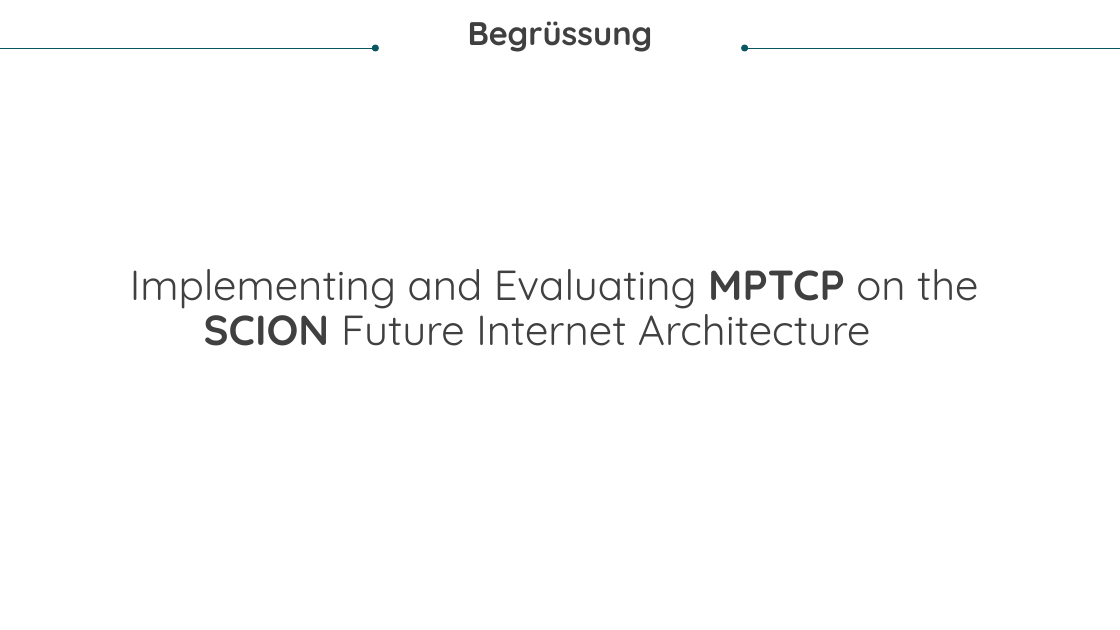
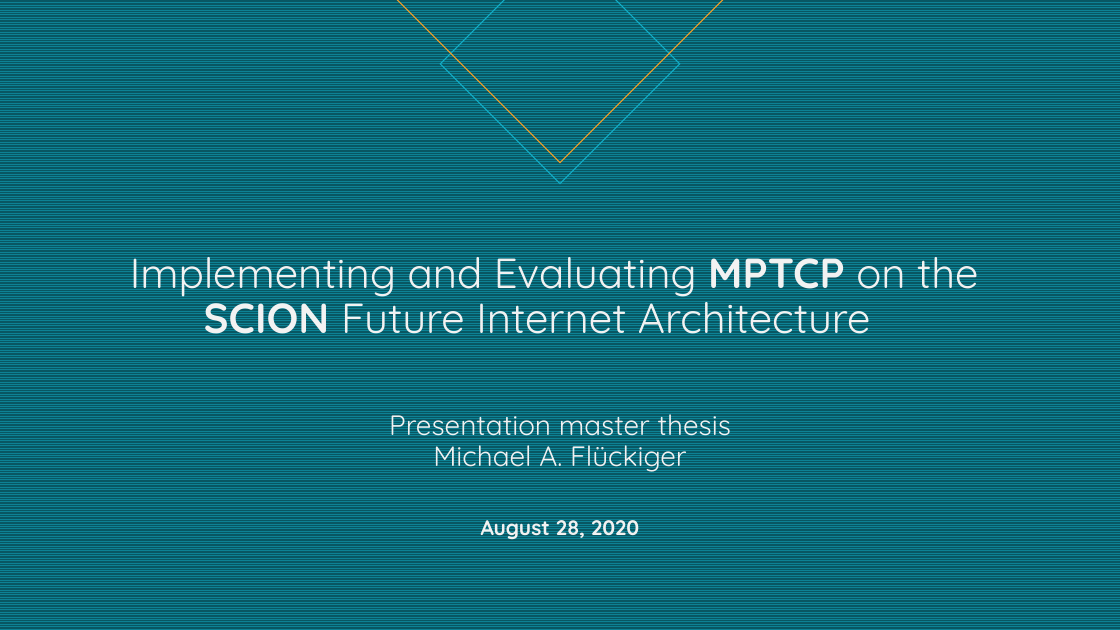
Before and after one commit to fluckmic/shila, a slide deck: slide 1 of presentation/presentation.pptx (slide 2 before the commit). Drawn at 1120x630 pixels with LibreOffice and Linux fonts; fonts in the diff are those of the drawing. Boxes give left, top, right and bottom in pixels: in the first picture for what was removed or moved away, otherwise in the second. Text is boxed around its words. In the diff, an @@ line names an element or a change of style, - is before the commit and + after.

```diff
--- a/presentation/presentation.pptx
+++ b/presentation/presentation.pptx
@@ background #FFFFFF to pattern #0D8295 on #085764 @@
@@ diamond added at bbox=[397, 0, 723, 162], outline #F59F26 1 pt @@
@@ diamond added at bbox=[440, 0, 680, 183], outline #11AEC7 1 pt @@
@@ text removed at bbox=[468, 21, 653, 52] @@
-Begrüssung
@@ arrow removed from (0, 48) to (376, 48) @@
@@ arrow removed from (1120, 48) to (744, 48) @@
@@ freeform shape removed at bbox=[435, 166, 463, 184] @@
@@ title at bbox=[130, 244, 978, 344]: text changed; text colour #404040 to #F2F2F2 @@
-Implementing and Evaluating MPTCP on the
-SCION Future Internet Architecture
+Implementing and Evaluating MPTCP on the
+SCION Future Internet Architecture
@@ text added at bbox=[389, 414, 731, 541], 24 pt, text #F2F2F2 @@
+Presentation master thesis
+Michael A. Flückiger
+August 28, 2020
@@ freeform shape removed at bbox=[655, 492, 676, 519] @@
@@ freeform shape removed at bbox=[672, 508, 686, 523] @@
```
Also in this commit, not shown: 6 other slides changed, 4 slides added, 1 slide removed.
